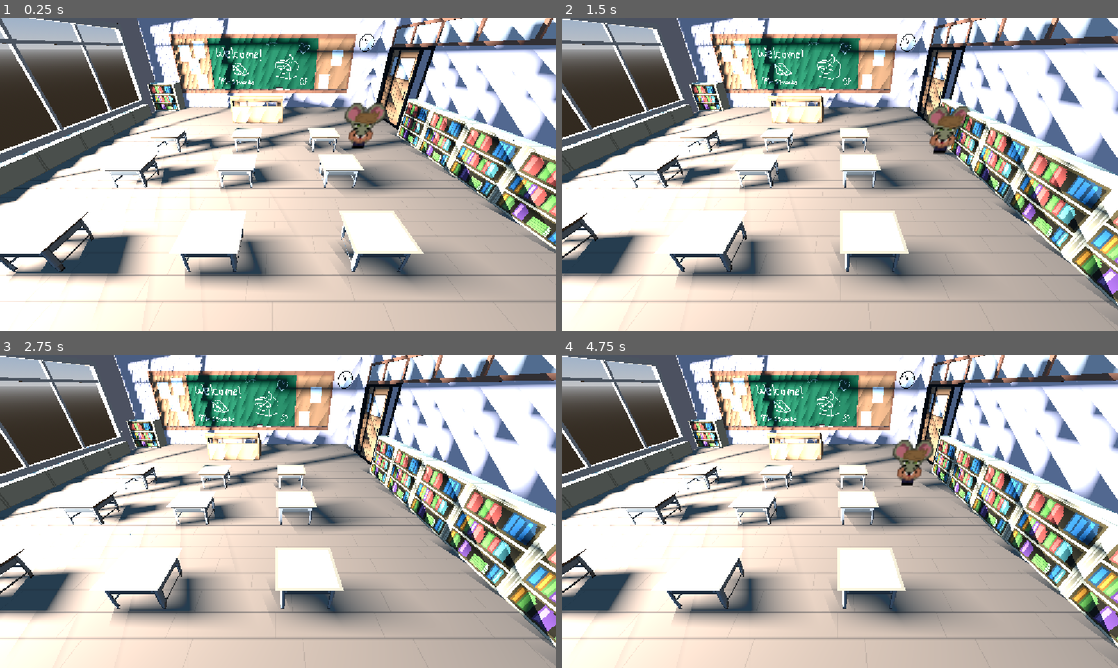
Above: before the commit, frames 1-4 (two rows, left to right).
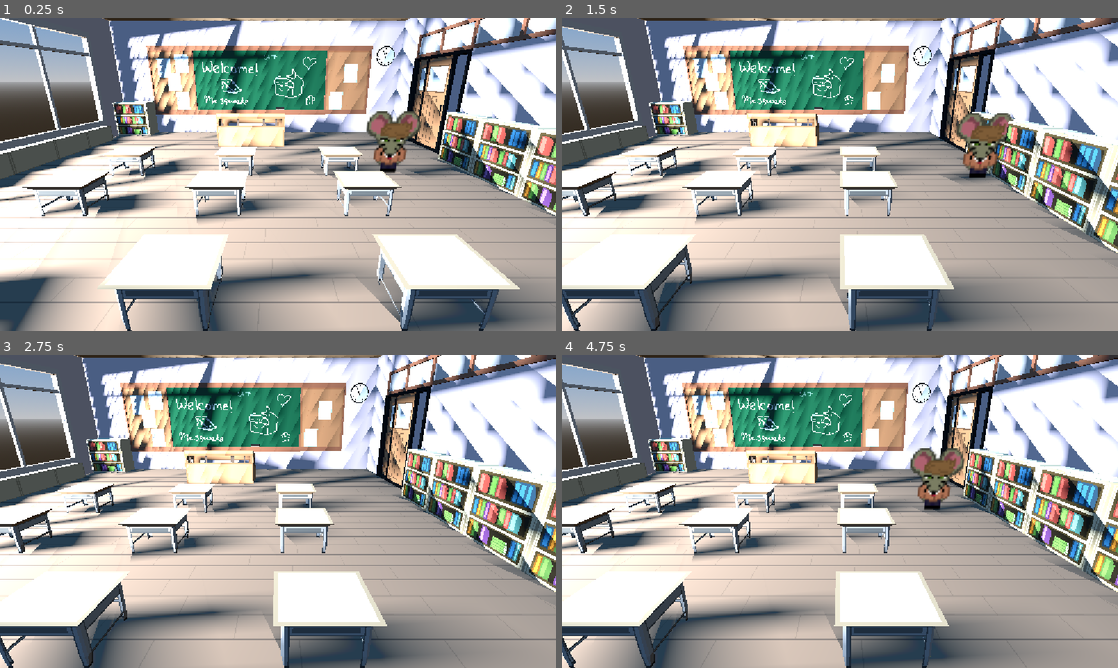
Above: after the commit, the same moments.

Repository: sid-the-loser/riskuits
Game: Godot game, scene res://scenes/test.tscn
The game is run twice, just before and just after one commit, with the same random seed, the same clock (stepped at 60 frames per second) and the same inputs.
Inputs:
- Up to frame 1 (0.25 s): no input
- Up to frame 2 (1.5 s): hold Right (move_right) 0.53-1.28 s; hold Down (move_down) from 1.28 s (still down)
- Up to frame 3 (2.75 s): release Down (move_down) at 2.03 s; hold Right (move_right) from 2.03 s (still down)
- Up to frame 4 (4.75 s): release Right (move_right) at 2.78 s; hold Up (move_up) 2.78-3.53 s; hold Left (move_left) from 3.53 s (still down)

The runs differ from the first frame. In frame 1, 72% of the frame differs, in the area x 0-100%, y 0-100%; in frame 2, 71%; in frame 3, 71%; in frame 4, 71%.

Commit message:
fixes to lighting, check mac

Diff:
--- a/prefabs/player.tscn
+++ b/prefabs/player.tscn
@@ -11,7 +11,7 @@
 transform = Transform3D(1, 0, 0, 0, 1, 0, 0, 0, 1, 0, 1, 0)
 shape = SubResource("CapsuleShape3D_4dohe")
 
-[node name="BillboardSprite" type="Sprite3D" parent="."]
+[node name="Sprite3D" type="Sprite3D" parent="."]
 transform = Transform3D(0.65, 0, 0, 0, 0.65, 0, 0, 0, 0.65, 0, 0.9707329, 0)
 alpha_cut = 2
 texture = ExtResource("1_72ieh")
--- a/scenes/test.tscn
+++ b/scenes/test.tscn
@@ -15,14 +15,14 @@
 background_mode = 2
 sky = SubResource("Sky_bl13t")
 fog_light_energy = 0.0
-volumetric_fog_enabled = true
 volumetric_fog_density = 0.004
 
 [node name="Test" type="Node3D"]
 
 [node name="RailCamera3D" type="Camera3D" parent="." node_paths=PackedStringArray("main_subject_")]
-transform = Transform3D(1, 0, 0, 0, 0.851306, 0.5246696, 0, -0.5246696, 0.851306, 0, 8.006878, 6.277887)
+transform = Transform3D(1, 0, 0, 0, 0.9464692, 0.3227944, 0, -0.3227944, 0.9464692, 0, 6.141553, 6.277887)
 current = true
+fov = 60.0
 script = ExtResource("1_bl13t")
 look_at_main_subject_ = false
 main_subject_ = NodePath("../Player")
@@ -35,7 +35,7 @@
 environment = SubResource("Environment_iyx0m")
 
 [node name="DirectionalLight3D" type="DirectionalLight3D" parent="."]
-transform = Transform3D(-0.091276996, 0.3206956, -0.942774, 0.030904433, 0.9471823, 0.31920308, 0.9953459, 0, -0.096366875, 0, 0, 0)
+transform = Transform3D(0.12527607, 0.30766034, -0.94321316, 0.030362247, 0.94906867, 0.313603, 0.9916572, -0.06792503, 0.10955435, -8.113295, 0, 8.661687)
 visible = false
 light_color = Color(1, 1, 0.7882353, 1)
 shadow_enabled = true
@@ -44,7 +44,7 @@
 transform = Transform3D(3.63, 0, 0, 0, 3.63, 0, 0, 0, 3.63, -8.551542, 0, 0)
 
 [node name="SpotLight3D" type="SpotLight3D" parent="."]
-transform = Transform3D(0.3591421, 0.4411913, -0.8224156, 0.016891103, 0.87799, 0.4783809, 0.93313, -0.18569818, 0.3078709, -20.623055, 8.465008, 0)
+transform = Transform3D(0.3591421, 0.4411913, -0.82241553, 0.016891103, 0.87799, 0.47838092, 0.93313, -0.18569821, 0.30787095, -23.152996, 8.465008, 1.5327473)
 light_energy = 16.0
 light_indirect_energy = 16.0
 light_volumetric_fog_energy = 16.0
@@ -54,7 +54,7 @@
 spot_angle = 77.791
 
 [node name="SpotLight3D2" type="SpotLight3D" parent="."]
-transform = Transform3D(0.3591421, 0.4411913, -0.8224156, 0.016891103, 0.87799, 0.4783809, 0.93313, -0.18569818, 0.3078709, -20.623055, 8.465008, 0)
+transform = Transform3D(0.3591421, 0.4411913, -0.82241553, 0.016891103, 0.87799, 0.47838092, 0.93313, -0.18569821, 0.30787095, -23.152996, 8.465008, 1.5327473)
 light_energy = 16.0
 light_indirect_energy = 16.0
 light_volumetric_fog_energy = 16.0
@@ -64,7 +64,7 @@
 spot_angle = 77.791
 
 [node name="SpotLight3D3" type="SpotLight3D" parent="."]
-transform = Transform3D(0.3591421, 0.4411913, -0.8224156, 0.016891103, 0.87799, 0.4783809, 0.93313, -0.18569818, 0.3078709, -20.623055, 8.465008, 0)
+transform = Transform3D(0.3591421, 0.4411913, -0.82241553, 0.016891103, 0.87799, 0.47838092, 0.93313, -0.18569821, 0.30787095, -23.152996, 8.465008, 1.5327473)
 light_energy = 16.0
 light_indirect_energy = 16.0
 light_volumetric_fog_energy = 16.0
